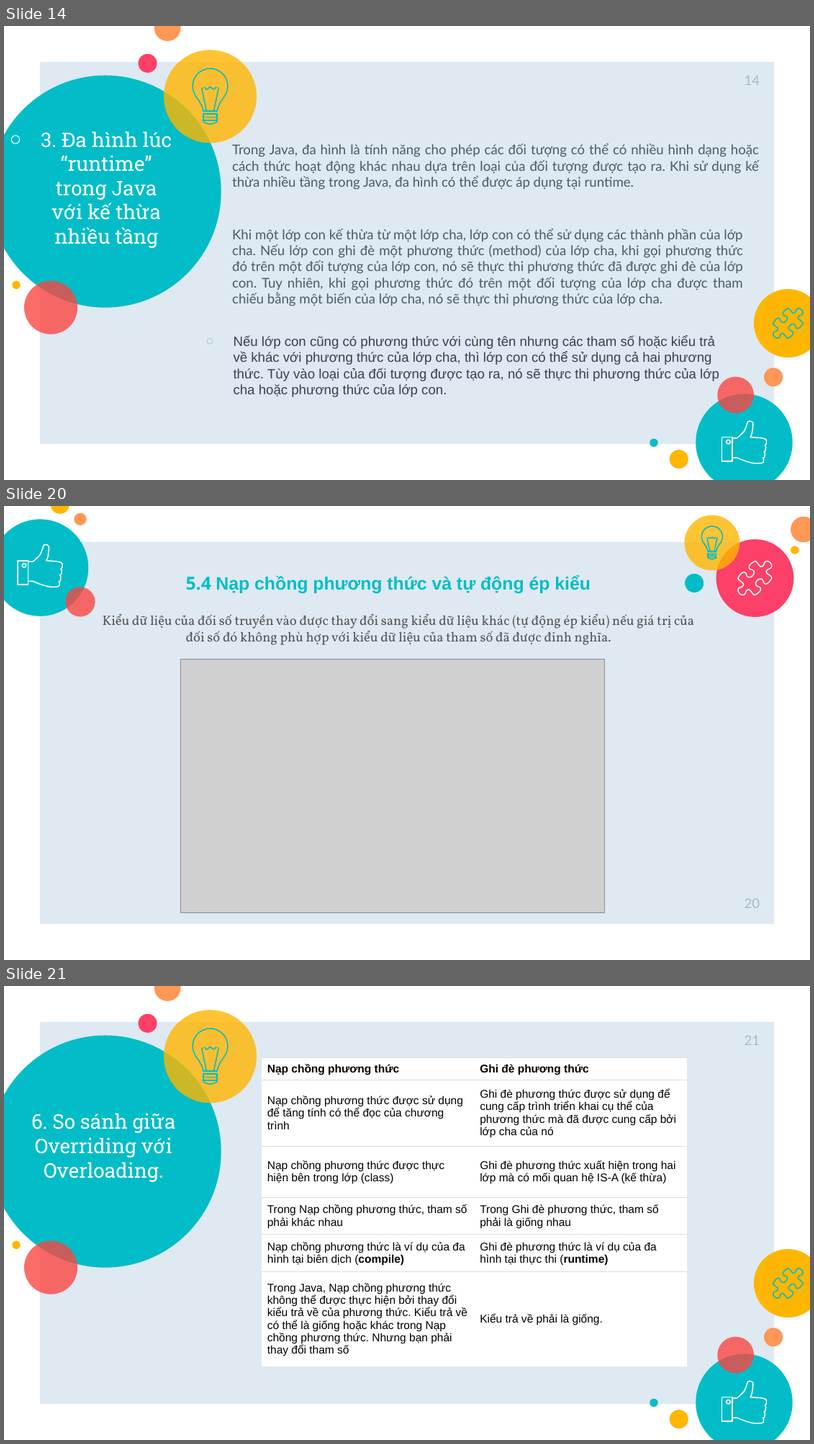
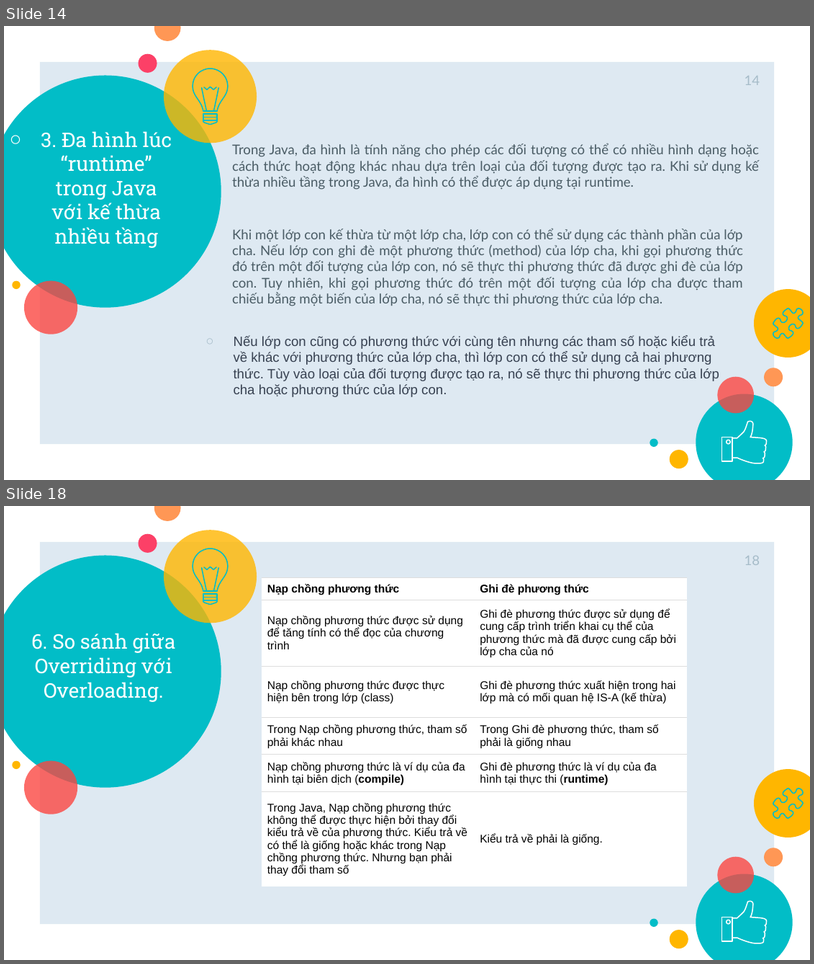
Before and after one commit to SonJava10Rikkei/Demo_Polymorphism-master2, a slide deck: Slide-Polymorphism-master.pptx. Shown one above the other, each under a label of ours: slides 14, 20 and 21 before the commit, slides 14 and 18 after it; the slides between them are not shown. The pictures are 814x1444 and 814x964 pixels, drawn with LibreOffice and Linux fonts; fonts in the diff are those of the drawing; grey boxes stand for pictures. Boxes give left, top, right and bottom in pixels: in the first picture for what was removed or moved away, otherwise in the second. Text is boxed around its words. In the diff, an @@ line names an element or a change of style, - is before the commit and + after.

```diff
--- a/Slide-Polymorphism-master.pptx
+++ b/Slide-Polymorphism-master.pptx
@@ slide 20 removed at [4,506,810,960], background #FFFFFF; not listed: 1 template element that a slide beside it also shows @@
@@ ellipse removed at [4,519,89,615] @@
@@ ellipse removed at [51,506,70,513] @@
@@ ellipse removed at [74,513,86,525] @@
@@ ellipse removed at [684,515,741,571] @@
@@ ellipse removed at [791,517,810,542] @@
@@ freeform shape removed at [29,545,62,587] @@
@@ ellipse removed at [717,539,795,616] @@
@@ ellipse removed at [791,546,799,554] @@
@@ freeform shape removed at [18,561,28,585] @@
@@ group removed at [702,526,723,559]: 8 freeform shapes @@
@@ freeform shape removed at [738,561,772,595] @@
@@ ellipse removed at [65,587,95,616] @@
@@ text removed at [186,575,591,594] @@
-5.4 Nạp chồng phương thức và tự động ép kiểu
@@ ellipse removed at [685,574,704,592] @@
@@ text removed at [103,614,694,645] @@
-Kiểu dữ liệu của đối số truyền vào được thay đổi sang kiểu dữ liệu khác (tự động ép kiểu) nếu giá trị của đối số đó không phù hợp với kiểu dữ liệu của tham số đã được đinh nghĩa.
@@ picture removed at [180,659,604,914] @@
@@ page number removed at [745,898,761,908] @@
-20
@@ what was slide 21 is now slide 18 @@
@@ page number at [745,556,761,565]: text changed @@
-21
+18
```
Also in this commit, not shown: 6 slides changed, 2 slides added, 5 other slides removed, 2 other files.
